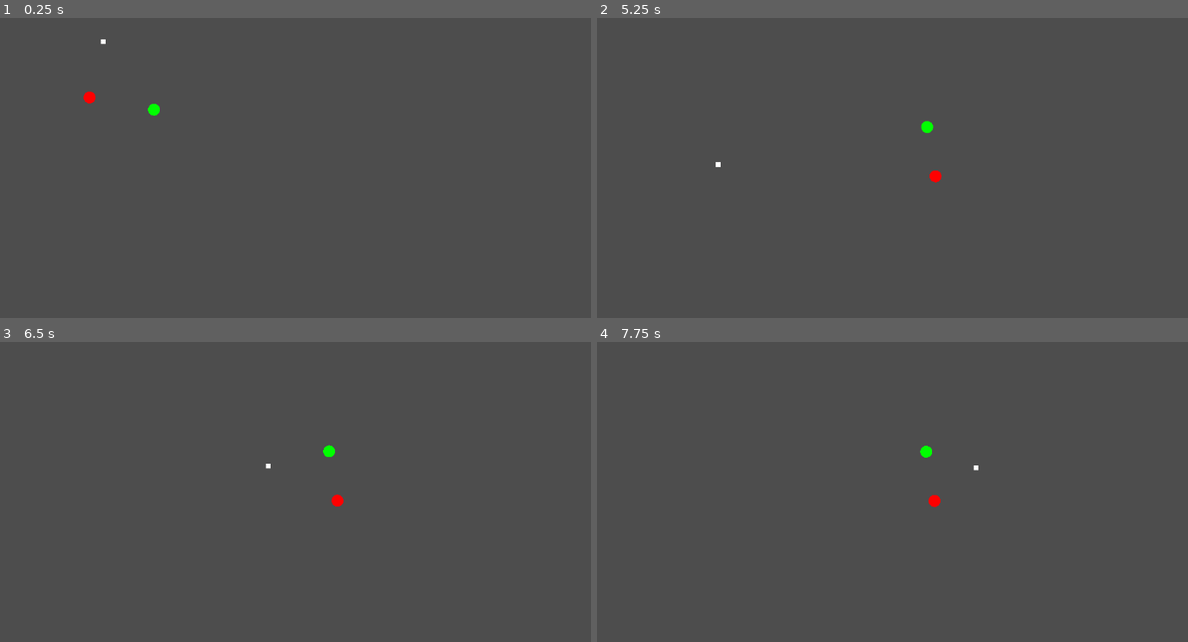
Above: before the commit, frames 1-4 (two rows, left to right).
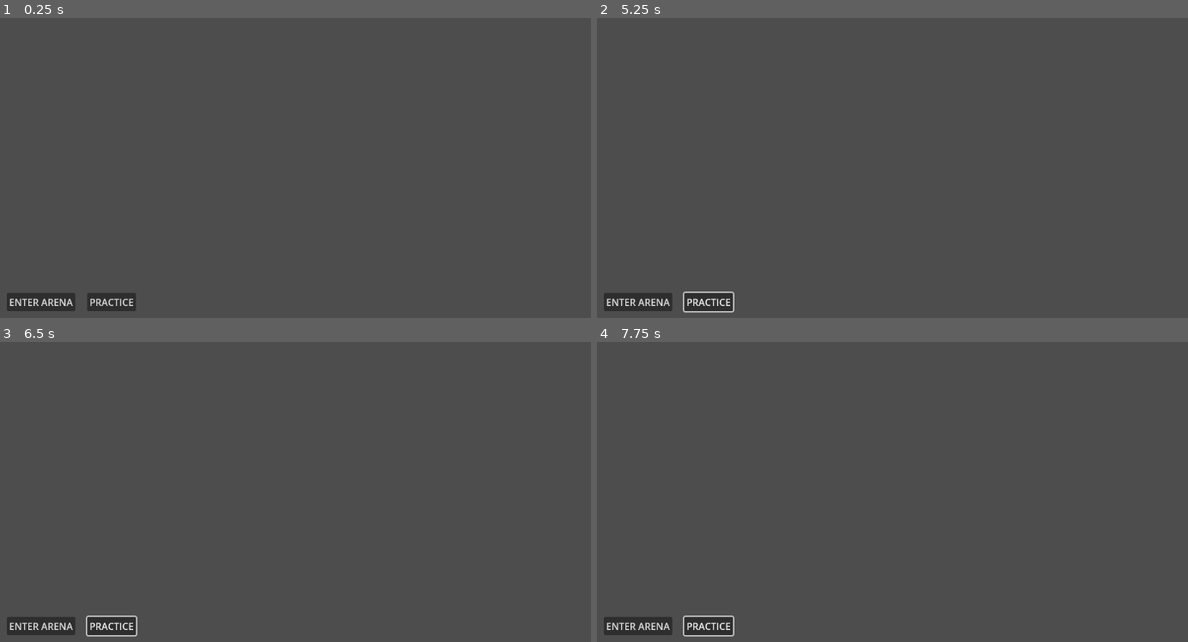
Above: after the commit, the same moments.

Repository: xharris/tennisplus
Game: Godot game, scene res://levels/title/title.tscn
Two runs of this game, one before a commit and one after it. Both use one fixed random seed, a clock stepped at 60 frames per second and the inputs below. Before the commit the project starts from res://entities/game/game.tscn.
Inputs (mouse positions are in pixels of both pictures, inside the frame that each line leads up to):
- Up to frame 1 (0.25 s): no input
- Up to frame 2 (5.25 s): click (709, 303) at 0.5 s, where only the run after the commit has a clickable "PRACTICE"; click (638, 303) at 1.25 s, where only the run after the commit has a clickable "ENTER ARENA"; click (638, 303) at 2 s, where only the run after the commit has a clickable "ENTER ARENA"; click (709, 303) at 2.75 s, where only the run after the commit has a clickable "PRACTICE"; click (638, 303) at 3.5 s, where only the run after the commit has a clickable "ENTER ARENA"; click (709, 303) at 4.25 s, where only the run after the commit has a clickable "PRACTICE"; tap Enter at 5 s; move the mouse to (1087, 111) at 5.02 s; hold Z (attack) from 5.03 s (still down); click (1087, 111) at 5.17 s
- Up to frame 3 (6.5 s): release Z (attack) at 5.75 s; drag from (200, 474) to (585, 507) at 5.77 s
- Up to frame 4 (7.75 s): move the mouse to (1004, 369) at 6.52 s; tap Alt at 6.6 s; click (1004, 369) at 6.67 s; tap Space at 7.25 s; drag from (898, 531) to (685, 495) at 7.27 s

The runs differ from the first frame. In frame 1, 1.2% of the frame differs, in the area x 1-28%, y 7-98%; in frame 2, 1.4%, in the area x 1-59%, y 34-99%; in frame 3, 1.4%; in frame 4, 1.4%.

Commit message:
adds title screen ui, player entity

Diff:
--- a/entities/game/game.gd
+++ /dev/null
@@ -1,10 +0,0 @@
-extends Node2D
-class_name Game
-
-@onready var ball: Ball = $Ball
-@onready var paddle_l: Paddle = $PaddleLeft
-
-func _ready() -> void:
-    Logger.set_global_level(Constants.GLOBAL_LOG_LEVEL)
-
-    ball.physics.set_target(paddle_l)
--- a/entities/game/game.tscn
+++ /dev/null
@@ -1,28 +0,0 @@
-[gd_scene load_steps=7 format=3 uid="uid://450pjljv18g8"]
-
-[ext_resource type="Script" uid="uid://5bxiypk11n6v" path="res://entities/game/game.gd" id="1_j054j"]
-[ext_resource type="PackedScene" uid="uid://cy0xaqlkrhrbc" path="res://entities/ball/ball.tscn" id="1_uqg41"]
-[ext_resource type="PackedScene" uid="uid://dghq8stxw47f2" path="res://entities/paddle/paddle.tscn" id="2_5xshk"]
-[ext_resource type="Script" uid="uid://kqfyrs15oaxb" path="res://entities/ability/ability.gd" id="4_bbd0t"]
-[ext_resource type="PackedScene" uid="uid://blxtga72rw2vg" path="res://entities/input/player_input.tscn" id="4_vjvwb"]
-[ext_resource type="Resource" uid="uid://cnd4g0mn3lx2e" path="res://resources/abilities/basic/basic.tres" id="5_ikuqk"]
-
-[node name="Game" type="Node2D"]
-script = ExtResource("1_j054j")
-
-[node name="Ball" parent="." instance=ExtResource("1_uqg41")]
-position = Vector2(157, 141)
-
-[node name="PaddleLeft" parent="." node_paths=PackedStringArray("input") instance=ExtResource("2_5xshk")]
-position = Vector2(158, 391)
-abilities = Array[ExtResource("4_bbd0t")]([ExtResource("5_ikuqk")])
-input = NodePath("PlayerInput")
-
-[node name="PlayerInput" parent="PaddleLeft" instance=ExtResource("4_vjvwb")]
-
-[node name="PaddleRight" parent="." node_paths=PackedStringArray("input") instance=ExtResource("2_5xshk")]
-position = Vector2(987, 412)
-abilities = Array[ExtResource("4_bbd0t")]([ExtResource("5_ikuqk")])
-input = NodePath("PlayerInput")
-
-[node name="PlayerInput" parent="PaddleRight" instance=ExtResource("4_vjvwb")]
--- /dev/null
+++ b/entities/player/player.gd
@@ -0,0 +1,12 @@
+extends Node2D
+class_name Player
+
+static var SCENE = preload("res://entities/player/player.tscn")
+
+@onready var paddle: Paddle = $Paddle
+
+@onready var input: InputController
+
+static func create() -> Player:
+    var me = SCENE.instantiate() as Player
+    return me
--- /dev/null
+++ b/entities/player/player.tscn
@@ -0,0 +1,19 @@
+[gd_scene load_steps=7 format=3 uid="uid://bpqew3gmdvmho"]
+
+[ext_resource type="Script" uid="uid://difudvxjv6pwf" path="res://entities/player/player.gd" id="1_symyc"]
+[ext_resource type="PackedScene" uid="uid://dghq8stxw47f2" path="res://entities/paddle/paddle.tscn" id="2_sglur"]
+[ext_resource type="Script" uid="uid://kqfyrs15oaxb" path="res://entities/ability/ability.gd" id="3_8fjmc"]
+[ext_resource type="PackedScene" uid="uid://cu5xx18rkgnol" path="res://entities/health/health_controller.tscn" id="3_bls4j"]
+[ext_resource type="Resource" uid="uid://cnd4g0mn3lx2e" path="res://resources/abilities/basic/basic.tres" id="4_qiwj3"]
+[ext_resource type="PackedScene" uid="uid://blxtga72rw2vg" path="res://entities/player/player_input.tscn" id="6_26q78"]
+
+[node name="Player" type="Node2D"]
+script = ExtResource("1_symyc")
+
+[node name="Paddle" parent="." node_paths=PackedStringArray("input") instance=ExtResource("2_sglur")]
+abilities = Array[ExtResource("3_8fjmc")]([ExtResource("4_qiwj3")])
+input = NodePath("../PlayerInput")
+
+[node name="Health" parent="." instance=ExtResource("3_bls4j")]
+
+[node name="PlayerInput" parent="." instance=ExtResource("6_26q78")]
--- a/entities/input/player_input.tscn
+++ b/entities/player/player_input.tscn
@@ -1,6 +1,6 @@
 [gd_scene load_steps=2 format=3 uid="uid://blxtga72rw2vg"]
 
-[ext_resource type="Script" uid="uid://bryg057cxhy7b" path="res://entities/input/player_input.gd" id="1_jcch3"]
+[ext_resource type="Script" uid="uid://bryg057cxhy7b" path="res://entities/player/player_input.gd" id="1_jcch3"]
 
 [node name="PlayerInput" type="Node2D"]
 script = ExtResource("1_jcch3")
--- /dev/null
+++ b/levels/title/title.gd
@@ -0,0 +1,10 @@
+extends Node2D
+
+@onready var play: Button = %Play
+@onready var practice: Button = %Practice
+@onready var player1: Player = $Player1
+
+func _ready() -> void:
+    var view_size = get_viewport_rect()
+    player1.global_position.x = view_size.size.x / 2
+    player1.global_position.y = view_size.position.y - 60
--- /dev/null
+++ b/levels/title/title.tscn
@@ -0,0 +1,44 @@
+[gd_scene load_steps=3 format=3 uid="uid://dh607qldgmjgn"]
+
+[ext_resource type="Script" uid="uid://cgw7qds8e8l5h" path="res://levels/title/title.gd" id="1_vucde"]
+[ext_resource type="PackedScene" uid="uid://bpqew3gmdvmho" path="res://entities/player/player.tscn" id="2_i4hfk"]
+
+[node name="Title" type="Node2D"]
+script = ExtResource("1_vucde")
+
+[node name="CanvasLayer" type="CanvasLayer" parent="."]
+
+[node name="VBoxContainer" type="VBoxContainer" parent="CanvasLayer"]
+anchors_preset = 15
+anchor_right = 1.0
+anchor_bottom = 1.0
+grow_horizontal = 2
+grow_vertical = 2
+alignment = 2
+
+[node name="MarginContainer" type="MarginContainer" parent="CanvasLayer/VBoxContainer"]
+layout_mode = 2
+theme_override_constants/margin_left = 20
+theme_override_constants/margin_top = 20
+theme_override_constants/margin_right = 20
+theme_override_constants/margin_bottom = 20
+
+[node name="HBoxContainer" type="HBoxContainer" parent="CanvasLayer/VBoxContainer/MarginContainer"]
+layout_mode = 2
+theme_override_constants/separation = 20
+
+[node name="Play" type="Button" parent="CanvasLayer/VBoxContainer/MarginContainer/HBoxContainer"]
+unique_name_in_owner = true
+layout_mode = 2
+focus_neighbor_left = NodePath("../Practice")
+focus_neighbor_right = NodePath("../Practice")
+text = "ENTER ARENA"
+
+[node name="Practice" type="Button" parent="CanvasLayer/VBoxContainer/MarginContainer/HBoxContainer"]
+unique_name_in_owner = true
+layout_mode = 2
+focus_neighbor_left = NodePath("../Play")
+focus_neighbor_right = NodePath("../Play")
+text = "PRACTICE"
+
+[node name="Player1" parent="." instance=ExtResource("2_i4hfk")]
--- a/project.godot
+++ b/project.godot
@@ -11,7 +11,7 @@
 [application]
 
 config/name="tennisplus"
-run/main_scene="uid://450pjljv18g8"
+run/main_scene="uid://dh607qldgmjgn"
 config/features=PackedStringArray("4.4", "Mobile")
 config/icon="res://icon.svg"
 
Not shown, removed: entities/game/game.gd.uid
Not shown, added: entities/player/player.gd.uid
Renamed: entities/input/player_input.gd -> entities/player/player_input.gd
Renamed: entities/input/player_input.gd.uid -> entities/player/player_input.gd.uid
Not shown, added: levels/title/title.gd.uid
Renamed: entities/input/input_controller.gd -> resources/input/input_controller.gd
Renamed: entities/input/input_controller.gd.uid -> resources/input/input_controller.gd.uid
